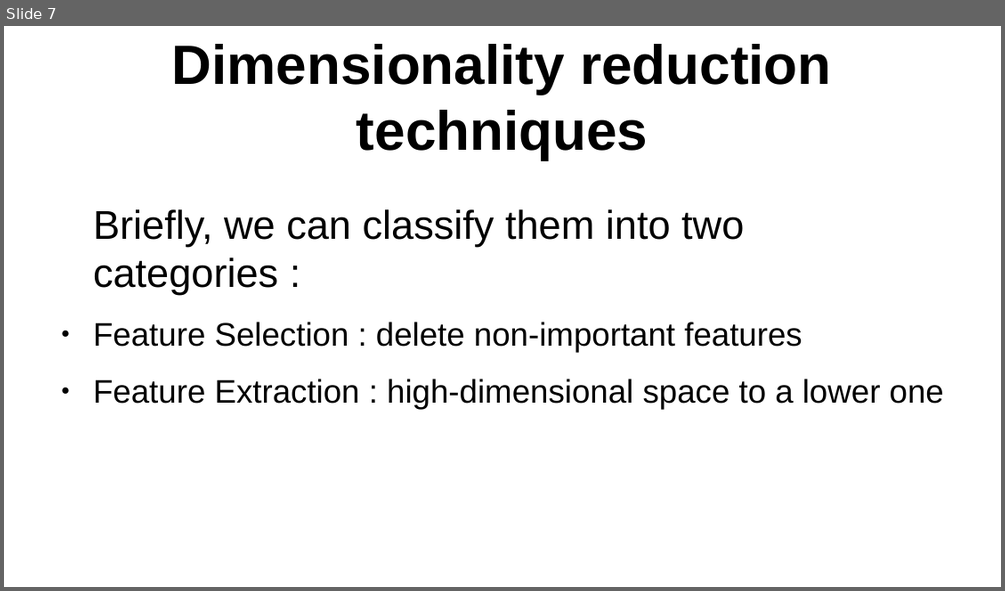
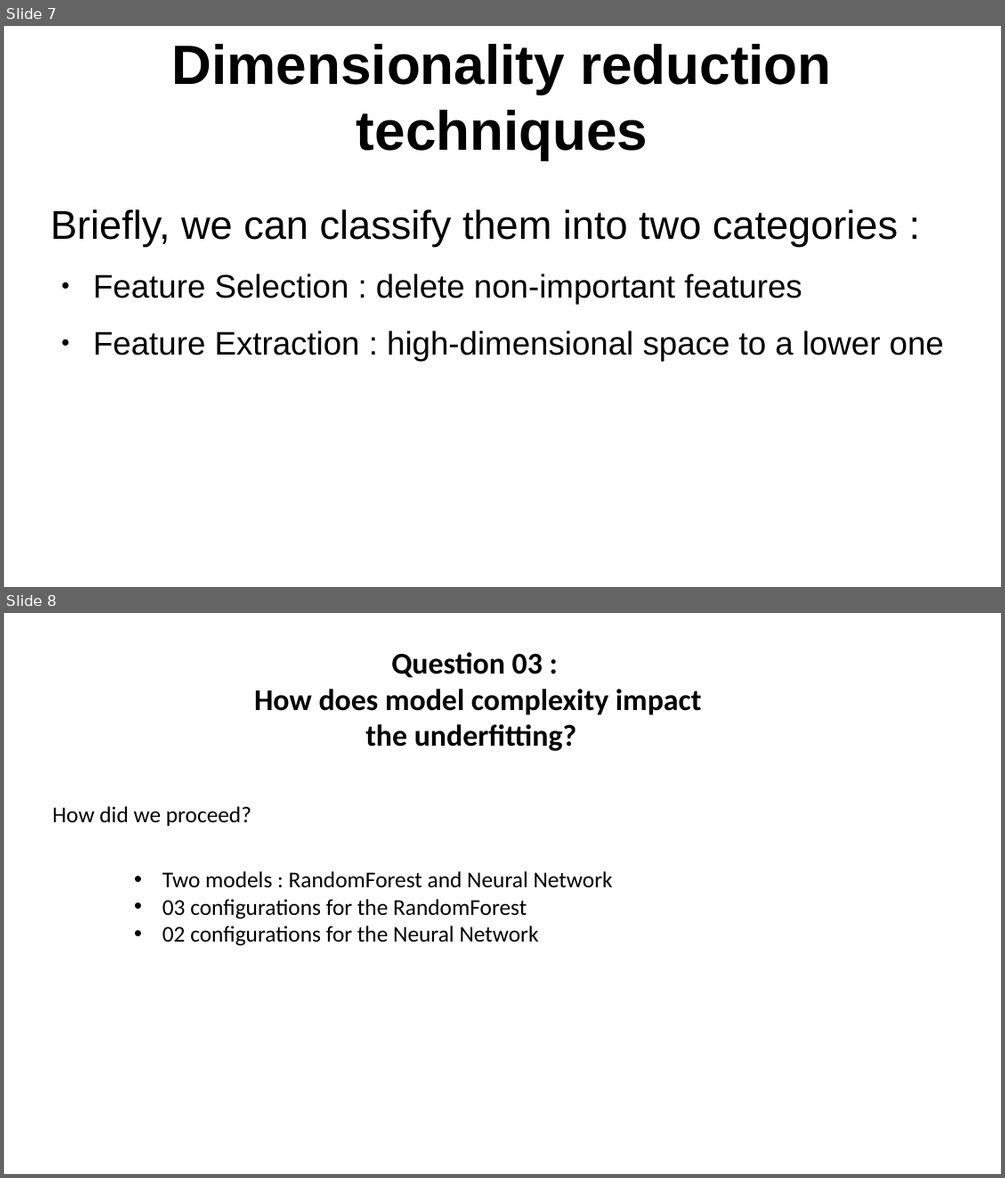
Before and after one commit to whalit/SFML-Project, a slide deck: presentation_Project.odp. Shown one above the other, each under a label of ours: slide 7 before the commit, slides 7 and 8 after it. The pictures are 1005x591 and 1005x1178 pixels, drawn with LibreOffice and Linux fonts; fonts in the diff are those of the drawing. Boxes give left, top, right and bottom in pixels: in the first picture for what was removed or moved away, otherwise in the second. Text is boxed around its words. In the diff, an @@ line names an element or a change of style, - is before the commit and + after.

```diff
--- a/presentation_Project.odp
+++ b/presentation_Project.odp
@@ slide 8 added at (4, 613, 1001, 1174), background #FFFFFF @@
@@ text added at (254, 652, 702, 751), 24 pt, text #000000, bold @@
+Question 03 :
+How does model complexity impact the underfitting?
@@ text added at (52, 806, 251, 826), 18 pt, text #000000 @@
+How did we proceed?
@@ text added at (162, 871, 613, 946), 18 pt, text #000000 @@
+• Two models : RandomForest and Neural Network
+• 03 configurations for the RandomForest
+• 02 configurations for the Neural Network
@@ slide 7 changed as well @@
@@ text "Briefly, we can classify them ..." at (50, 209, 944, 361): indent changed @@
```
Also in this commit, not shown: 4 other slides changed, 6 other slides added.
